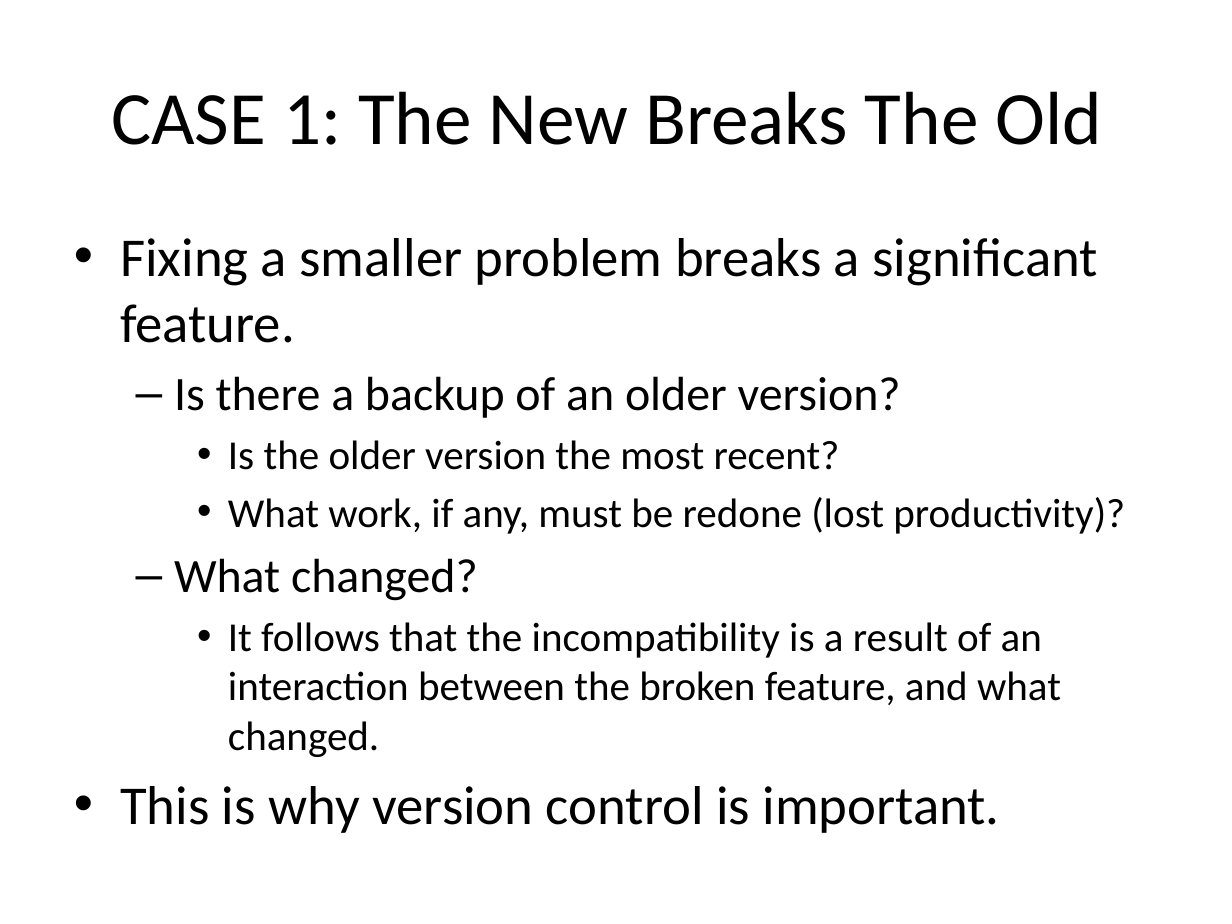
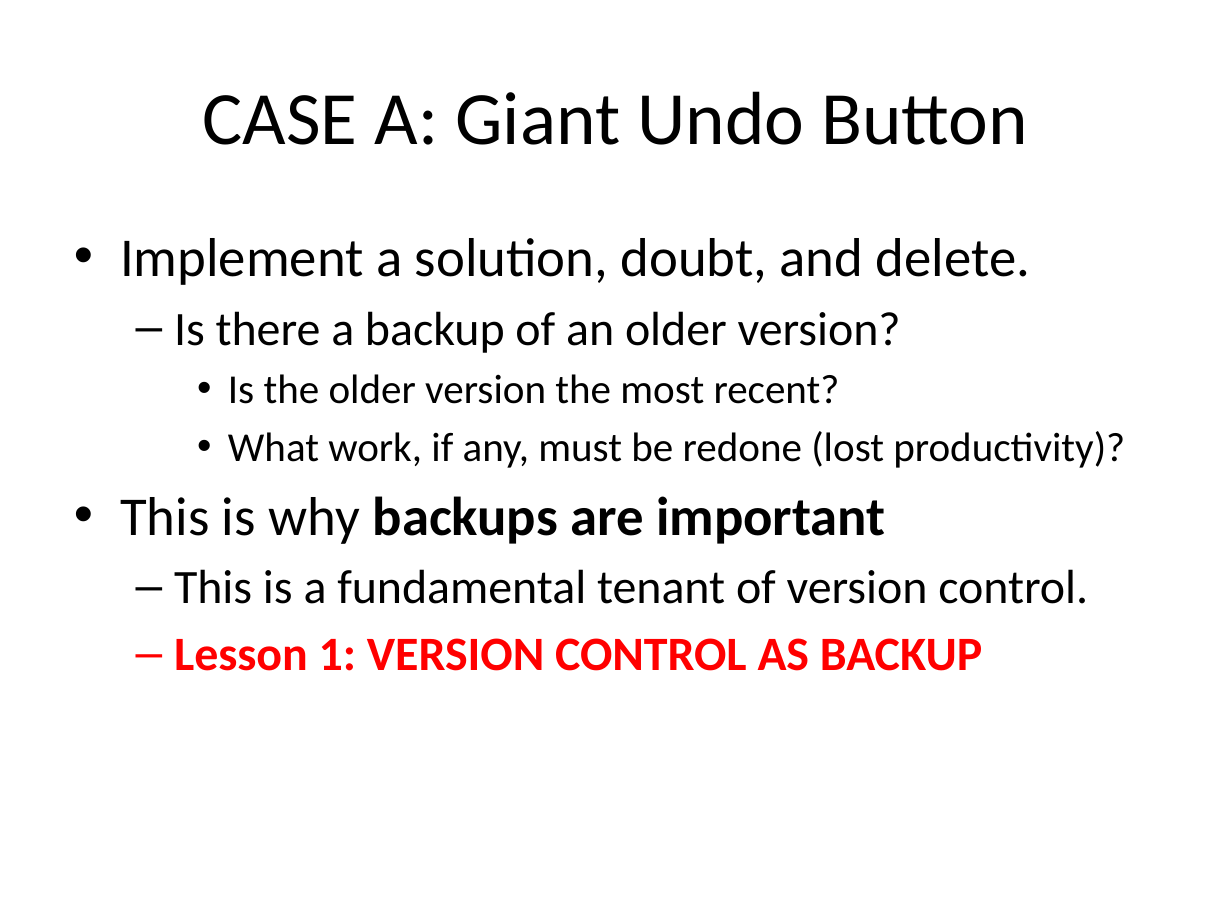
Before and after one commit to c3h899/GIT_Presentatation, a slide deck: slide 8 of Version Control & GIT.pptx (slide 4 before the commit). Drawn at 1232x924 pixels with LibreOffice and Linux fonts; fonts in the diff are those of the drawing. Boxes give left, top, right and bottom in pixels: in the first picture for what was removed or moved away, otherwise in the second. Text is boxed around its words. In the diff, an @@ line names an element or a change of style, - is before the commit and + after.

```diff
--- a/Version Control & GIT.pptx
+++ b/Version Control & GIT.pptx
@@ title at <box>203,91,1028,145</box>: text changed @@
-CASE 1: The New Breaks The Old
+CASE A: Giant Undo Button
@@ text at <box>120,238,1030,285</box>: text changed @@
-• Fixing a smaller problem breaks a significant feature.
+• Implement a solution, doubt, and delete.
@@ text at <box>120,496,1088,671</box>: text changed; size 24 to 28 pt @@
-  – What changed?
-    • It follows that the incompatibility is a result of an interaction between the broken feature, and what changed.
-• This is why version control is important.
+• This is why backups are important
+  – This is a fundamental tenant of version control.
+  – Lesson 1: VERSION CONTROL AS BACKUP
```
Also in this commit, not shown: 9 other slides changed, 15 slides added, 1 slide removed, 1 other file.
